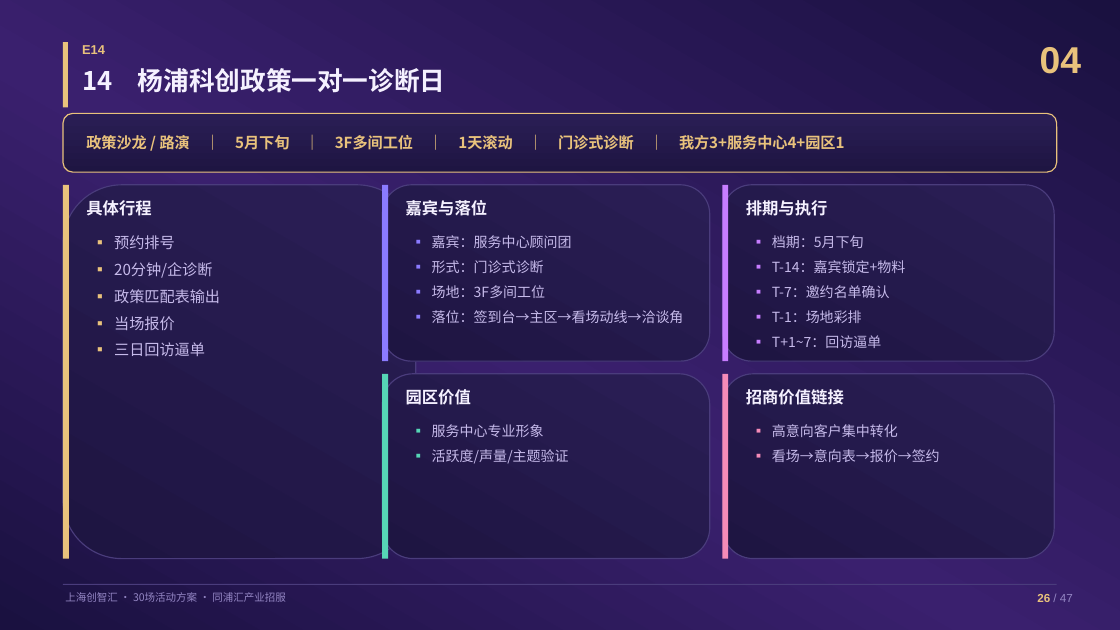
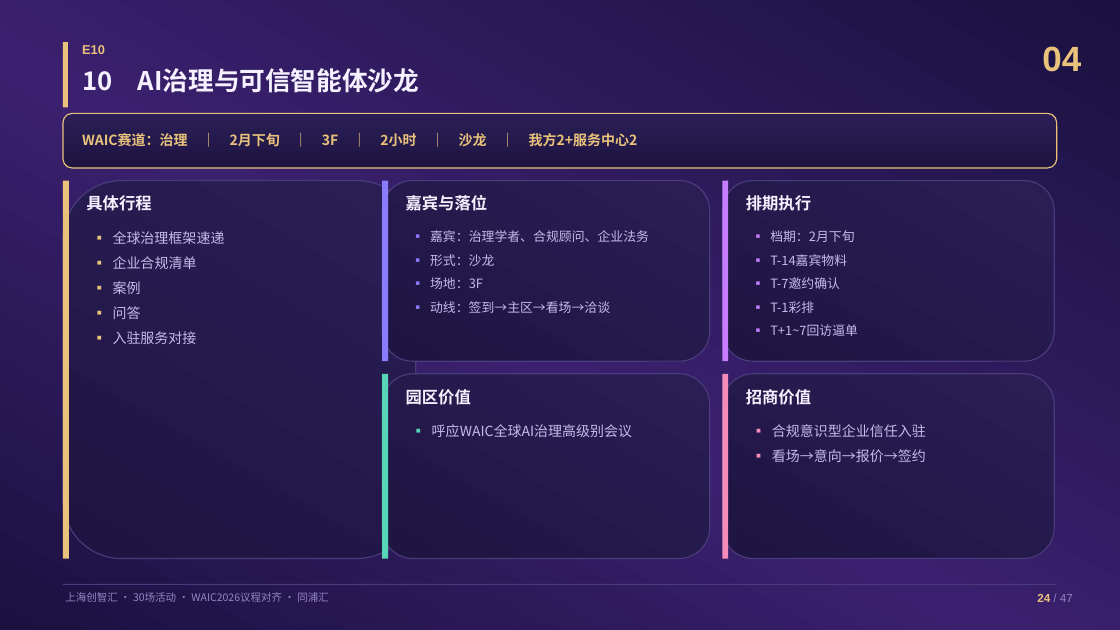
Before and after one commit to hujigang2010-maker/AIDEN, a slide deck: slide 25 of proposal/创智汇30场活动具体方案.pptx (slide 27 before the commit). Drawn at 1120x630 pixels with LibreOffice and Linux fonts; fonts in the diff are those of the drawing. Boxes give left, top, right and bottom in pixels: in the first picture for what was removed or moved away, otherwise in the second. Text is boxed around its words. In the diff, an @@ line names an element or a change of style, - is before the commit and + after.

```diff
--- a/proposal/创智汇30场活动具体方案.pptx
+++ b/proposal/创智汇30场活动具体方案.pptx
@@ text at [82, 45, 105, 54]: text changed @@
-E14
+E10
@@ text "04" at [1042, 46, 1081, 72]: size 32 to 30 pt @@
@@ text at [82, 68, 419, 93]: text changed @@
-14 杨浦科创政策一对一诊断日
+10 AI治理与可信智能体沙龙
@@ rounded rectangle: place and size @@
-rounded rectangle at [63, 113, 1057, 172]
+rounded rectangle at [63, 113, 1057, 168]
@@ text at [82, 133, 638, 147]: text changed; size 13 to 12 pt @@
-政策沙龙 / 路演 ｜ 5月下旬 ｜ 3F多间工位 ｜ 1天滚动 ｜ 门诊式诊断 ｜ 我方3+服务中心4+园区1
+WAIC赛道：治理 ｜ 2月下旬 ｜ 3F ｜ 2小时 ｜ 沙龙 ｜ 我方2+服务中心2
@@ rounded rectangle: place and size @@
-rounded rectangle at [63, 185, 416, 559]
+rounded rectangle at [63, 181, 416, 559]
@@ rectangle: place and size @@
-rectangle at [63, 185, 69, 559]
+rectangle at [63, 181, 69, 559]
@@ text "具体行程": place and size @@
-text "具体行程" at [86, 200, 151, 216]
+text "具体行程" at [86, 195, 151, 211]
@@ rounded rectangle: place and size @@
-rounded rectangle at [382, 185, 710, 361]
+rounded rectangle at [382, 181, 710, 361]
@@ rectangle: place and size @@
-rectangle at [382, 185, 388, 361]
+rectangle at [382, 181, 388, 361]
@@ text "嘉宾与落位": place and size @@
-text "嘉宾与落位" at [406, 200, 488, 216]
+text "嘉宾与落位" at [406, 195, 488, 211]
@@ rounded rectangle: place and size @@
-rounded rectangle at [723, 185, 1054, 361]
+rounded rectangle at [723, 181, 1054, 361]
@@ rectangle: place and size @@
-rectangle at [723, 185, 728, 361]
+rectangle at [723, 181, 728, 361]
@@ text at [746, 195, 811, 211]: text changed @@
-排期与执行
+排期执行
@@ text at [113, 231, 225, 344]: text changed; size 13 to 12 pt @@
-▪ 预约排号
-▪ 20分钟/企诊断
-▪ 政策匹配表输出
-▪ 当场报价
-▪ 三日回访逼单
+▪ 全球治理框架速递
+▪ 企业合规清单
+▪ 案例
+▪ 问答
+▪ 入驻服务对接
@@ text at [430, 230, 649, 313]: text changed; size 12 to 11 pt @@
-▪ 嘉宾：服务中心顾问团
-▪ 形式：门诊式诊断
-▪ 场地：3F多间工位
-▪ 落位：签到台→主区→看场动线→洽谈角
+▪ 嘉宾：治理学者、合规顾问、企业法务
+▪ 形式：沙龙
+▪ 场地：3F
+▪ 动线：签到→主区→看场→洽谈
@@ text at [770, 230, 858, 336]: text changed; size 12 to 11 pt @@
-▪ 档期：5月下旬
-▪ T-14：嘉宾锁定+物料
-▪ T-7：邀约名单确认
-▪ T-1：场地彩排
-▪ T+1~7：回访逼单
+▪ 档期：2月下旬
+▪ T-14嘉宾物料
+▪ T-7邀约确认
+▪ T-1彩排
+▪ T+1~7回访逼单
@@ text at [746, 389, 811, 405]: text changed @@
-招商价值链接
+招商价值
@@ text at [432, 424, 632, 437]: text changed @@
-▪ 服务中心专业形象
-▪ 活跃度/声量/主题验证
+▪ 呼应WAIC全球AI治理高级别会议
@@ text at [772, 424, 926, 462]: text changed @@
-▪ 高意向客户集中转化
-▪ 看场→意向表→报价→签约
+▪ 合规意识型企业信任入驻
+▪ 看场→意向→报价→签约
@@ text at [65, 592, 329, 602]: text changed @@
-上海创智汇 · 30场活动方案 · 同浦汇产业招服
+上海创智汇 · 30场活动 · WAIC2026议程对齐 · 同浦汇
@@ text at [1037, 594, 1073, 602]: text changed @@
-26 / 47
+24 / 47
```
Also in this commit, not shown: 35 other slides changed, 12 slides added, 12 slides removed, 6 other files.
